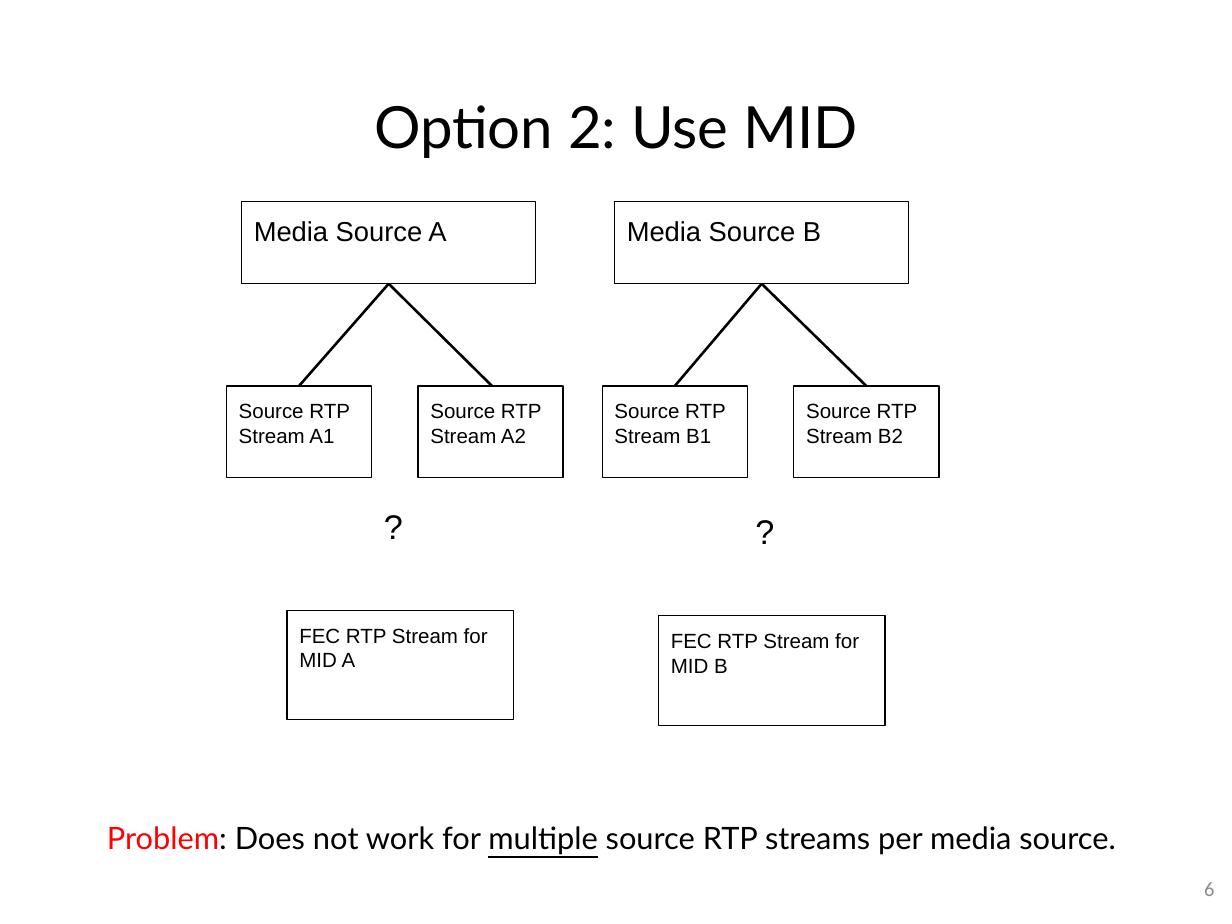
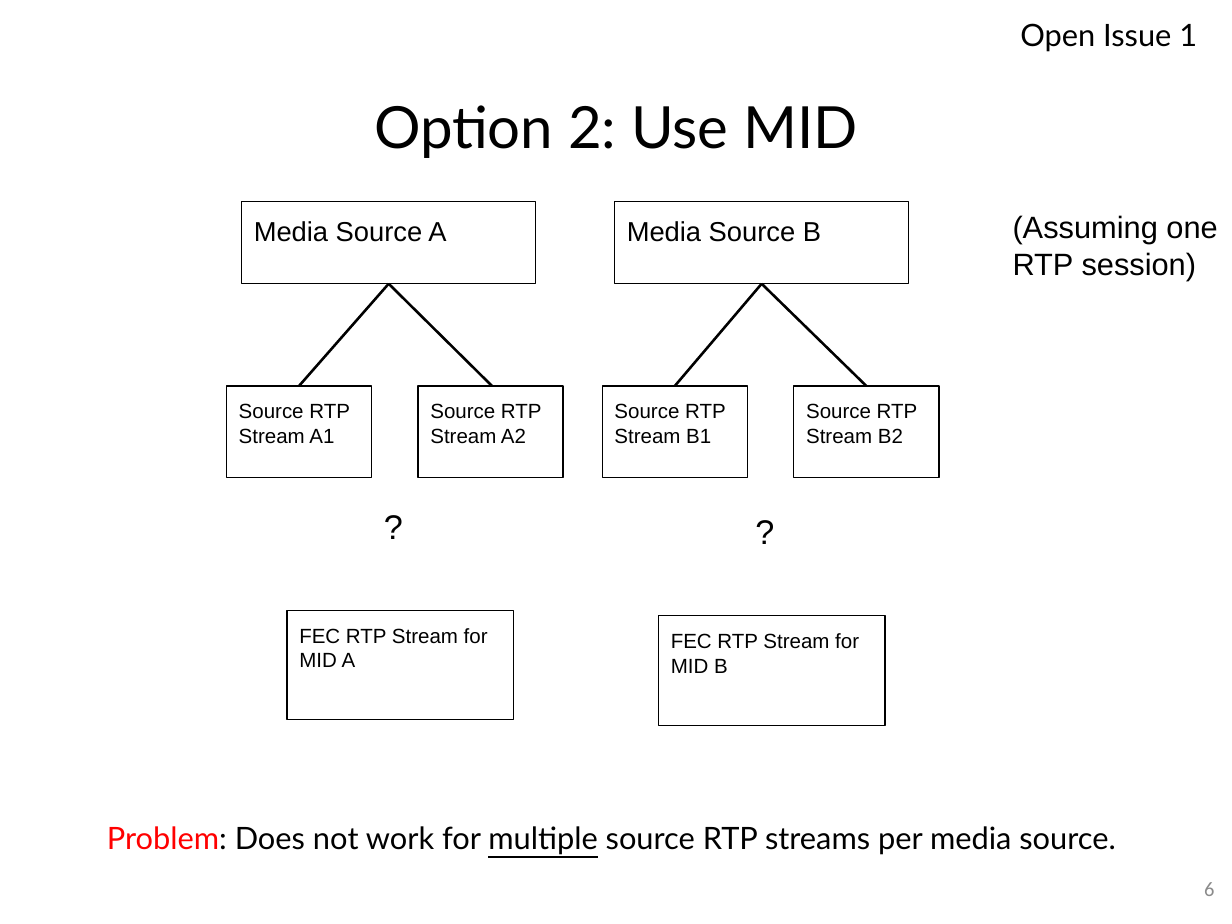
Before and after one commit to vr000m/payload-1d2d-parity-fec, a slide deck: slide 6 of 1d2d/presentations/92-payload-flexible-fec.pptx. Drawn at 1232x924 pixels with LibreOffice and Linux fonts; fonts in the diff are those of the drawing. Boxes give left, top, right and bottom in pixels: in the first picture for what was removed or moved away, otherwise in the second. Text is boxed around its words. In the diff, an @@ line names an element or a change of style, - is before the commit and + after.

```diff
--- a/1d2d/presentations/92-payload-flexible-fec.pptx
+++ b/1d2d/presentations/92-payload-flexible-fec.pptx
@@ text added at [1020, 23, 1197, 52], 18 pt, text #000000 @@
+Open Issue 1
@@ text added at [1013, 215, 1217, 281], 18 pt, text #000000 @@
+(Assuming one RTP session)
```
Also in this commit, not shown: 5 other slides changed, 1 slide removed, 1 other file.
